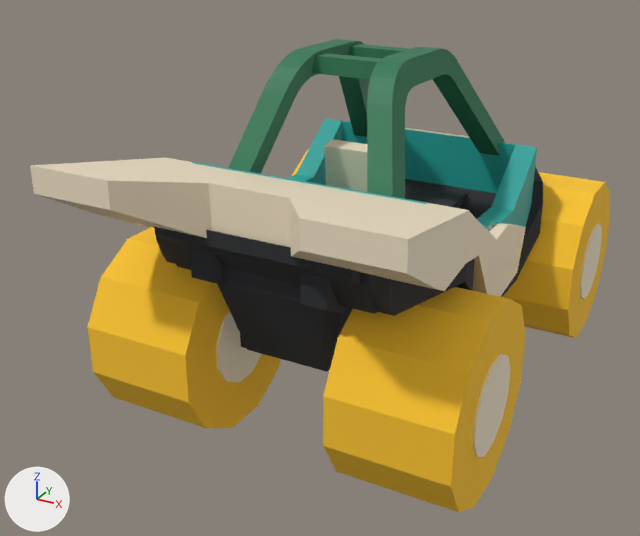
An edit to the glTF model models/cars/kum.glb, drawn before and after from the same camera.
Rendered twice from a 50 mm camera at (2.12, -4.7, 2.9) aimed at (-0.23, -0.42, 0.76). The axes (+X, +Y, +Z) are drawn at lower left. The lights are the same throughout. The picture after the commit comes second. Vertices at exactly the same position are counted once.

Objects in the first picture: 'body', 'wheel_FR', 'wheel_RL', 'wheel_RR' and 2 more.
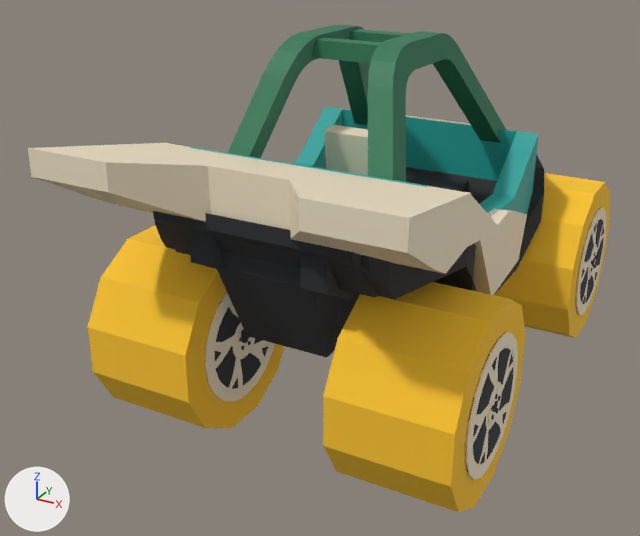
Where the newer file only moved an object's origin or applied its transform, the numbers keep the older frame.

The change, as a list of edits to the scene's bpy script:
```text
Change me_body:
    used by ob_body; location = (0.0, 0.0, 0.0)
    remove me_body.from_pydata(...)  # 723 vertices, 1434 faces; spans x -0.95..0.95, y -1.9..1.62, z 0.51..2.06
    add me_body.from_pydata(...)  # 723 vertices, 1434 faces; spans x -0.95..0.95, y -1.9..1.62, z 0.59..2.14
    me_body part 1: the whole mesh is moved by (0.0, 0.0, 0.08)
Change me_wheel_fr:
    used by ob_wheel_fr; location = (0.73, 1.023, 0.523)
    remove me_wheel_fr.from_pydata(...)  # 72 vertices, 132 faces; spans x -0.338..0.338, y -0.523..0.523, z -0.523..0.523
    add me_wheel_fr.from_pydata(...)  # 776 vertices, 1636 faces; spans x -0.352..0.352, y -0.523..0.523, z -0.523..0.523
    me_wheel_fr part 2: a new loose piece, a 20-sided cylinder along x spanning x 0.33..0.34, y -0.314..0.314, z -0.314..0.314, in mat_rim2 (beige #f3e4c8)
    me_wheel_fr part 3: a new loose piece, a 10-sided cylinder along x spanning x 0.33..0.346, y -0.089..0.089, z -0.084..0.084, in mat_rim2 (beige #f3e4c8)
    me_wheel_fr part 4: the loose piece of 24 vertices spanning x 0.326..0.338, y -0.255..0.255, z -0.255..0.255 is rebuilt with 100 vertices and now spans x 0.33..0.342, y -0.37..0.37, z -0.37..0.37
    me_wheel_fr part 5: 140 vertices added at x 0.33..0.344, y -0.292..0.292, z -0.29..0.292
    other edits to the shape of me_wheel_fr do not show in these pictures
    add me_wheel_fr.materials.append(mat_dark)  # dark grey #2a2c30
Change me_wheel_rl:
    used by ob_wheel_rl; location = (-0.73, -1.023, 0.523)
    remove me_wheel_rl.from_pydata(...)  # 72 vertices, 132 faces; spans x -0.338..0.338, y -0.523..0.523, z -0.523..0.523
    add me_wheel_rl.from_pydata(...)  # 776 vertices, 1636 faces; spans x -0.352..0.352, y -0.523..0.523, z -0.523..0.523
    me_wheel_rl part 6: a new loose piece, a 20-sided cylinder along x spanning x 0.33..0.34, y -0.314..0.314, z -0.314..0.314, in mat_rim2 (beige #f3e4c8)
    me_wheel_rl part 7: a new loose piece, a 10-sided cylinder along x spanning x 0.33..0.346, y -0.089..0.089, z -0.084..0.084, in mat_rim2 (beige #f3e4c8)
    me_wheel_rl part 8: the loose piece of 24 vertices spanning x 0.326..0.338, y -0.255..0.255, z -0.255..0.255 is rebuilt with 100 vertices and now spans x 0.33..0.342, y -0.37..0.37, z -0.37..0.37
    me_wheel_rl part 9: 140 vertices added at x 0.33..0.344, y -0.292..0.292, z -0.29..0.292
    other edits to the shape of me_wheel_rl do not show in these pictures
    add me_wheel_rl.materials.append(mat_dark)  # dark grey #2a2c30
Change me_wheel_rr:
    used by ob_wheel_rr; location = (0.73, -1.023, 0.523)
    remove me_wheel_rr.from_pydata(...)  # 72 vertices, 132 faces; spans x -0.338..0.338, y -0.523..0.523, z -0.523..0.523
    add me_wheel_rr.from_pydata(...)  # 776 vertices, 1636 faces; spans x -0.352..0.352, y -0.523..0.523, z -0.523..0.523
    me_wheel_rr part 10: a new loose piece, a 20-sided cylinder along x spanning x 0.33..0.34, y -0.314..0.314, z -0.314..0.314, in mat_rim2 (beige #f3e4c8)
    me_wheel_rr part 11: a new loose piece, a 10-sided cylinder along x spanning x 0.33..0.346, y -0.089..0.089, z -0.084..0.084, in mat_rim2 (beige #f3e4c8)
    me_wheel_rr part 12: the loose piece of 24 vertices spanning x 0.326..0.338, y -0.255..0.255, z -0.255..0.255 is rebuilt with 100 vertices and now spans x 0.33..0.342, y -0.37..0.37, z -0.37..0.37
    me_wheel_rr part 13: 140 vertices added at x 0.33..0.344, y -0.292..0.292, z -0.29..0.292
    other edits to the shape of me_wheel_rr do not show in these pictures
    add me_wheel_rr.materials.append(mat_dark)  # dark grey #2a2c30
```

Boxes [x1, y1, x2, y2] around the edits, measured in the pictures (640 x 536 px):
'body', moved: before [30, 39, 543, 372]; after [28, 25, 544, 357]
'wheel_RR', reshaped: before [323, 287, 525, 512]; after [323, 282, 525, 512]
'wheel_RL', reshaped: before [88, 227, 281, 428]; after [88, 225, 284, 428]
'wheel_FR', reshaped (7% wider): before [503, 172, 610, 338]; after [495, 173, 610, 338]
part 2 of me_wheel_fr, added: after [580, 217, 604, 306]
part 3 of me_wheel_fr, added: after [589, 249, 596, 275]
part 4 of me_wheel_fr, rebuilt (35% wider, 40% taller): before [580, 223, 602, 299]; after [576, 208, 606, 315]
part 5 of me_wheel_fr, added: after [580, 219, 604, 304]
part 6 of me_wheel_rl, added (beige): after [213, 301, 270, 391]
part 7 of me_wheel_rl, added: after [236, 326, 253, 353]
part 8 of me_wheel_rl, rebuilt (51% wider, 49% taller): before [216, 310, 262, 383]; after [205, 293, 275, 402]
part 9 of me_wheel_rl, added: after [215, 307, 268, 389]
part 10 of me_wheel_rr, added: after [472, 345, 514, 468]
part 11 of me_wheel_rr, added: after [488, 389, 501, 423]
part 12 of me_wheel_rr, rebuilt (38% wider, 43% taller): before [473, 354, 511, 457]; after [465, 332, 518, 480]
part 13 of me_wheel_rr, added: after [473, 348, 513, 464]
